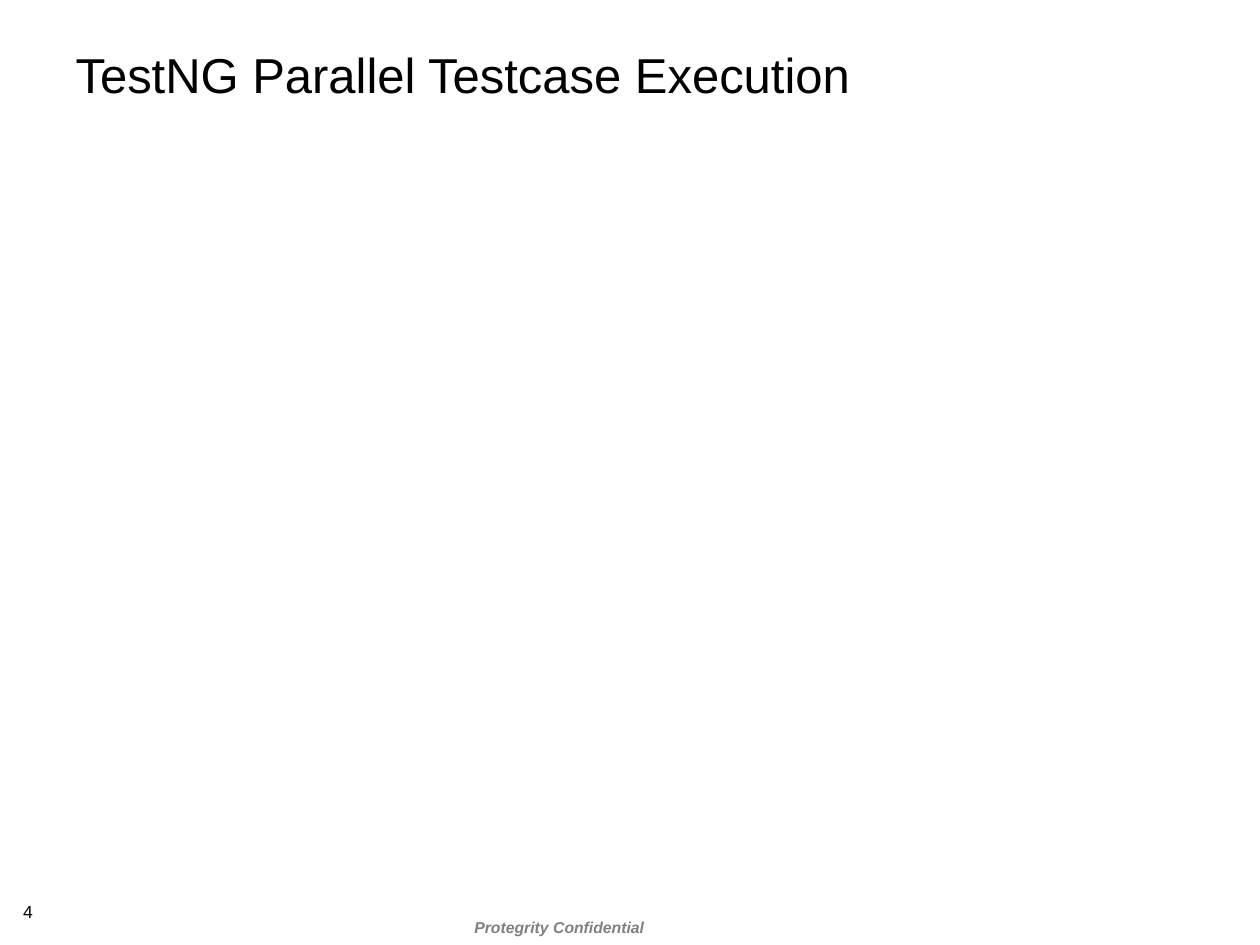
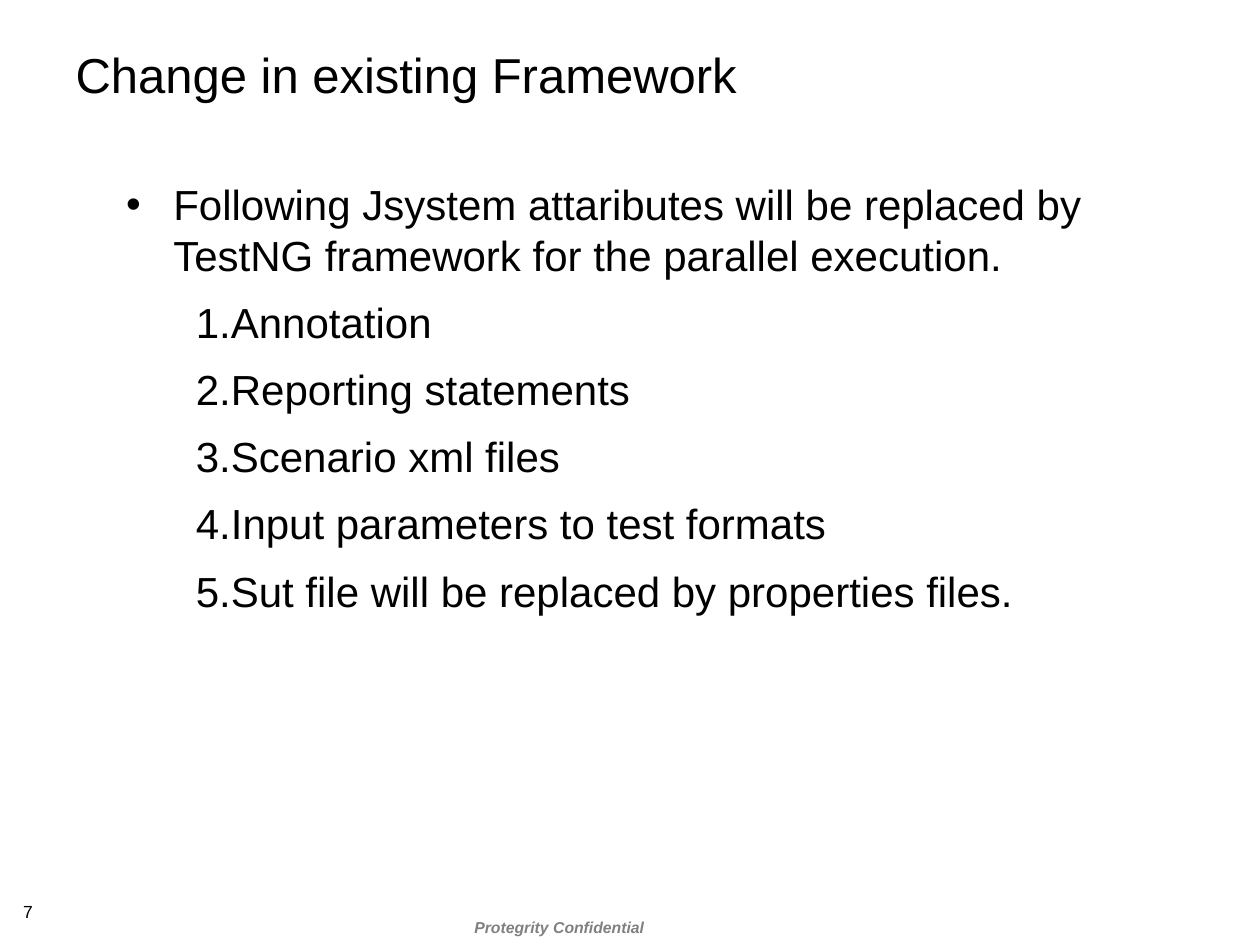
Before and after one commit to nalinigupta04/AQA, a slide deck: slide 7 of AQAFrameworkRestructure.pptx (slide 4 before the commit). Drawn at 1260x945 pixels with LibreOffice and Linux fonts; fonts in the diff are those of the drawing; background and template pictures are left out. Boxes give left, top, right and bottom in pixels: in the first picture for what was removed or moved away, otherwise in the second. Text is boxed around its words. In the diff, an @@ line names an element or a change of style, - is before the commit and + after.

```diff
--- a/AQAFrameworkRestructure.pptx
+++ b/AQAFrameworkRestructure.pptx
@@ title at <box>76,57,737,103</box>: text changed @@
-TestNG Parallel Testcase Execution
+Change in existing Framework
@@ text added at <box>173,189,1081,615</box>, 24 pt, text #000000 @@
+• Following Jsystem attaributes will be replaced by TestNG framework for the parallel execution.
+1.Annotation
+2.Reporting statements
+3.Scenario xml files
+4.Input parameters to test formats
+5.Sut file will be replaced by properties files.
@@ page number at <box>23,906,33,918</box>: text changed @@
-4
+7
```
Also in this commit, not shown: 3 other slides changed, 3 slides added.
